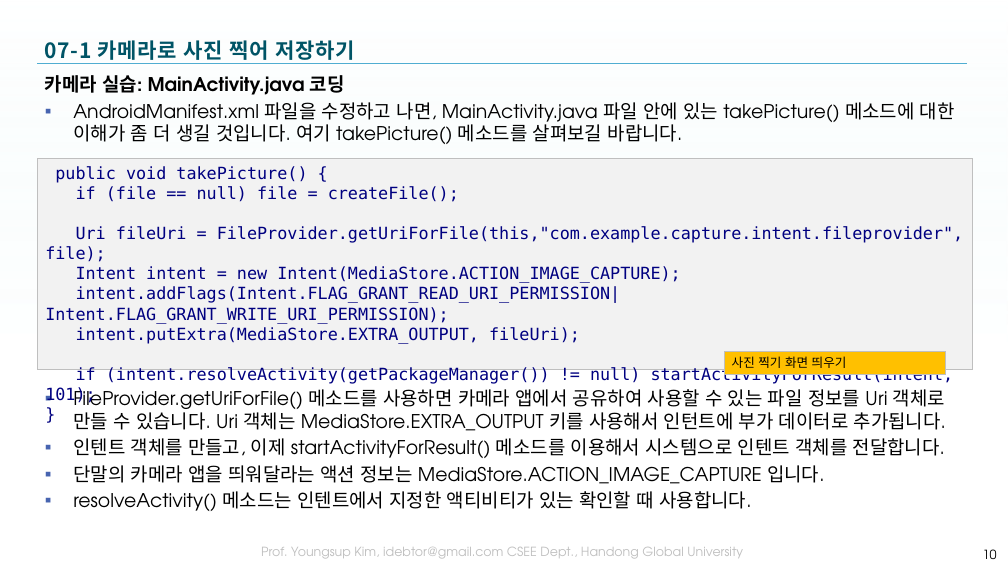
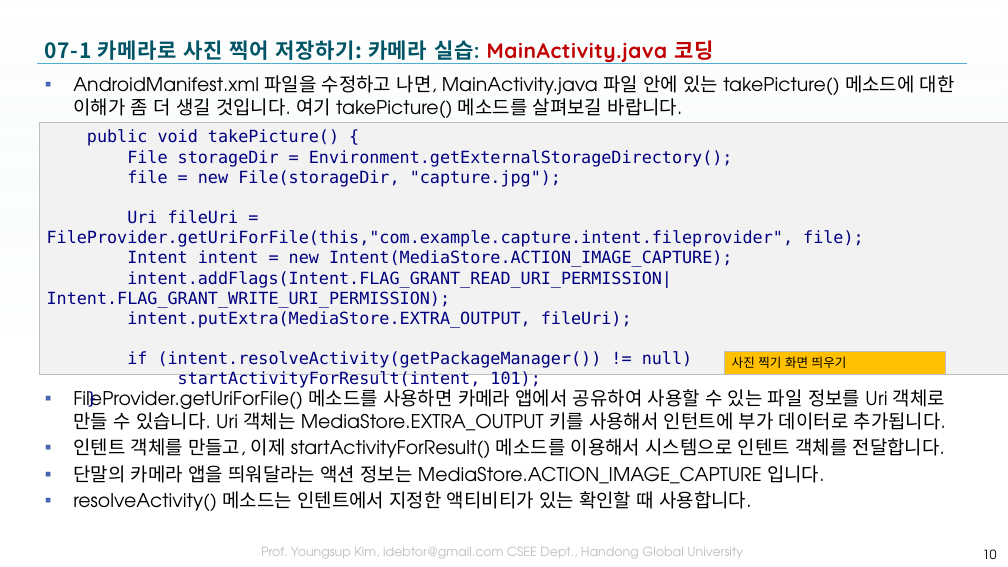
Before and after one commit to tae7841/HuStarAS, a slide deck: slide 10 of ppts/07Mulitmedia.pptx. Drawn at 1008x567 pixels with LibreOffice and Linux fonts; fonts in the diff are those of the drawing; background and template pictures are left out. Boxes give left, top, right and bottom in pixels: in the first picture for what was removed or moved away, otherwise in the second. Text is boxed around its words. In the diff, an @@ line names an element or a change of style, - is before the commit and + after.

```diff
--- a/ppts/07Mulitmedia.pptx
+++ b/ppts/07Mulitmedia.pptx
@@ title at [45,40,713,64]: text changed; font Noto Sans CJK KR to Quicksand @@
-07-1 카메라로 사진 찍어 저장하기
+07-1 카메라로 사진 찍어 저장하기: 카메라 실습: MainActivity.java 코딩
@@ text at [45,75,345,95]: paragraph removed @@
-카메라 실습: MainActivity.java 코딩
@@ rectangle "public void takePicture() {": place and size @@
-rectangle "public void takePicture() {" at [38,159,973,370]
+rectangle "public void takePicture() {" at [39,123,1008,374]
@@ text in rectangle at [127,150,733,187]: text changed @@
-if (file == null) file = createFile();
+File storageDir = Environment.getExternalStorageDirectory();
+file = new File(storageDir, "capture.jpg");
@@ text in rectangle at [127,351,692,388]: text changed @@
-if (intent.resolveActivity(getPackageManager()) != null) startActivityForResult(intent, 101);
+if (intent.resolveActivity(getPackageManager()) != null)
+startActivityForResult(intent, 101);
```
Also in this commit, not shown: 6 other slides changed, 5 other files.
